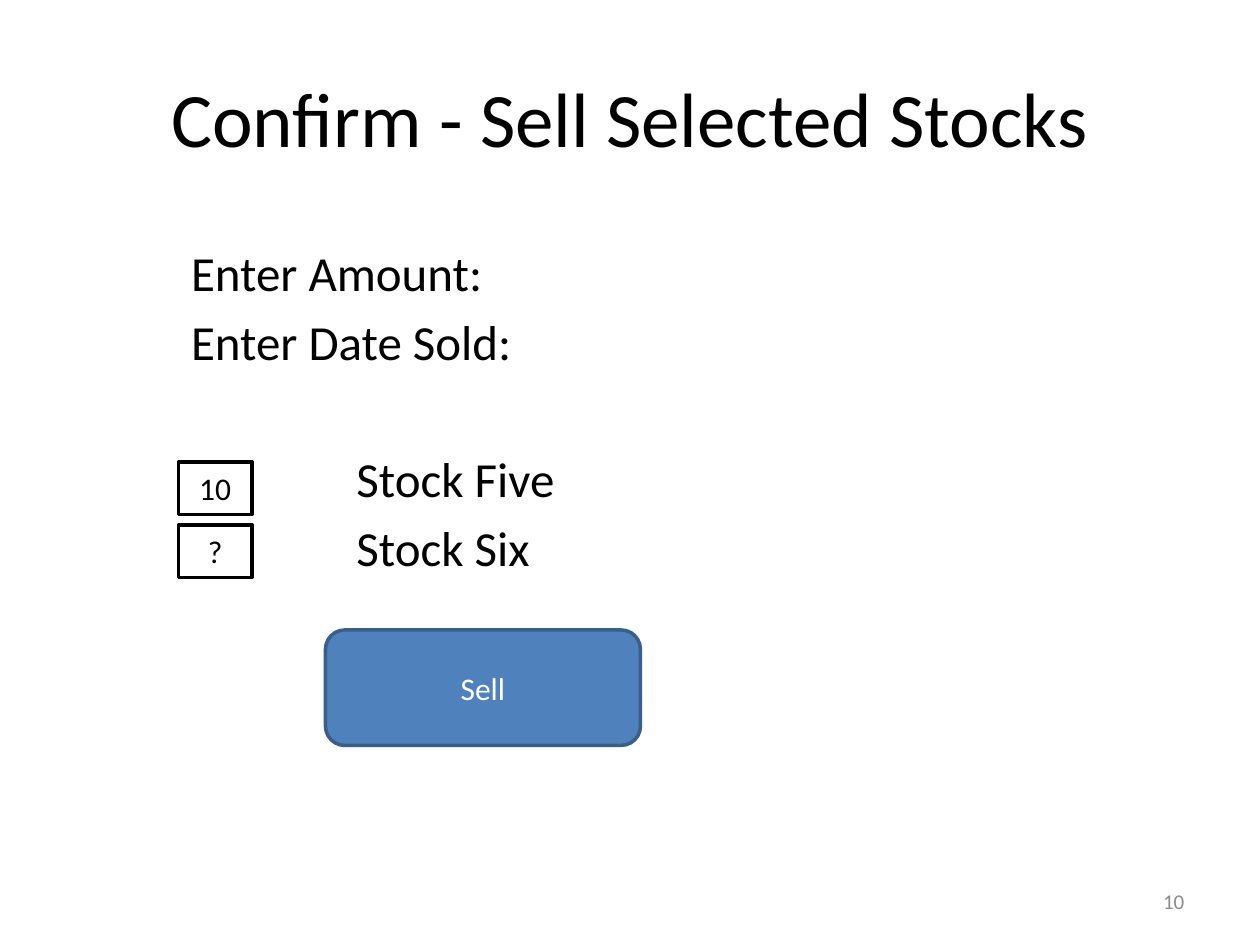
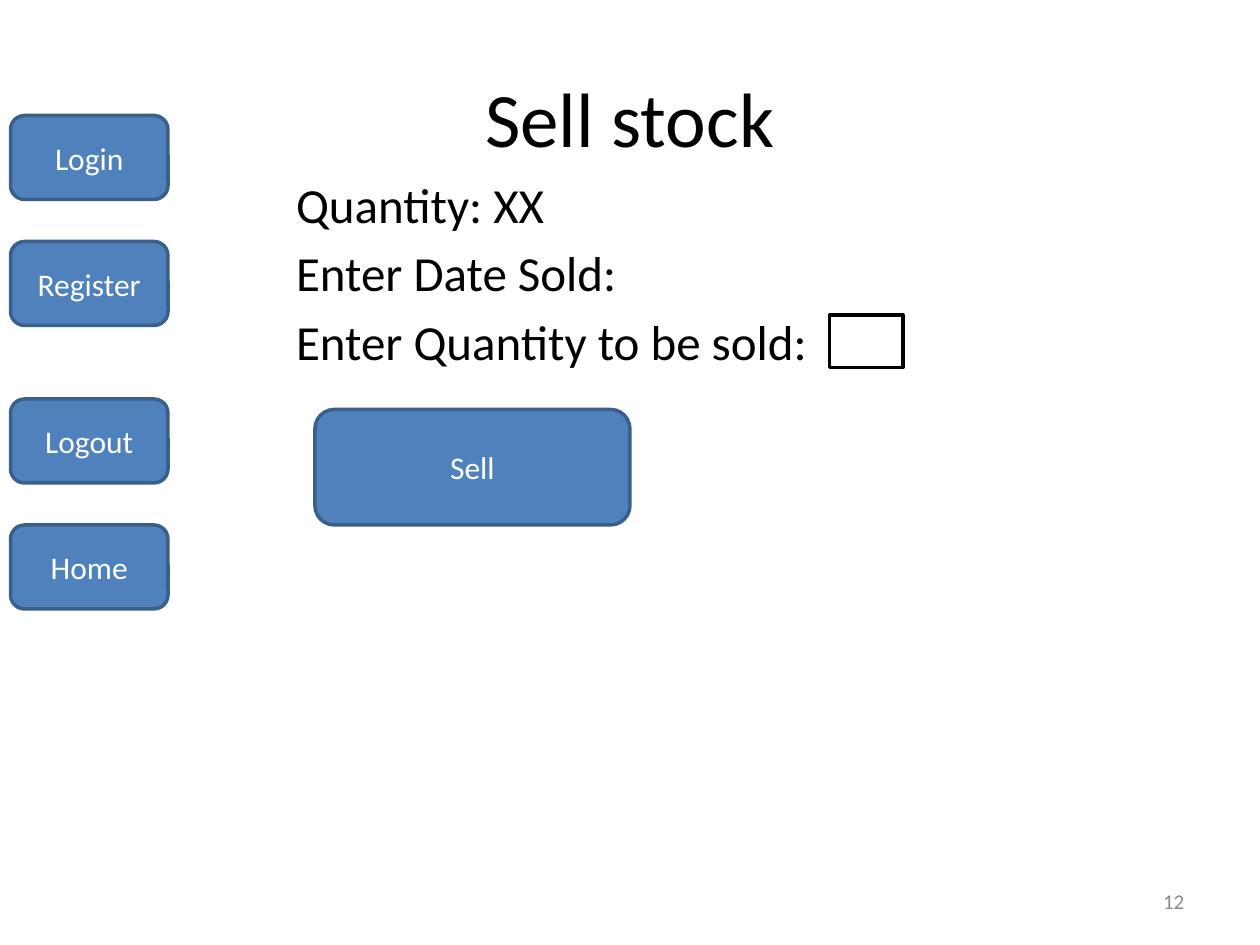
Before and after one commit to divmod/portfolio, a slide deck: slide 12 of handin/Flow.pptx (slide 10 before the commit). Drawn at 1260x945 pixels with LibreOffice and Linux fonts; fonts in the diff are those of the drawing. Boxes give left, top, right and bottom in pixels: in the first picture for what was removed or moved away, otherwise in the second. Text is boxed around its words. In the diff, an @@ line names an element or a change of style, - is before the commit and + after.

```diff
--- a/handin/Flow.pptx
+++ b/handin/Flow.pptx
@@ rounded rectangle added at (x1=10, y1=116, x2=168, y2=200), fill #4F81BD, outline #3A5F8C 2 pt, 18 pt, text #FFFFFF @@
+Login
@@ title at (x1=485, y1=93, x2=774, y2=148): text changed @@
-Confirm - Sell Selected Stocks
+Sell stock
@@ text "Quantity: XX" moved from (x1=191, y1=259, x2=555, y2=567) to (x1=296, y1=189, x2=807, y2=368) @@
@@ text at (x1=296, y1=189, x2=544, y2=231): text changed @@
-  Enter Amount:
+  Quantity: XX
@@ rounded rectangle added at (x1=10, y1=242, x2=168, y2=326), fill #4F81BD, outline #3A5F8C 2 pt, 18 pt, text #FFFFFF @@
+Register
@@ text at (x1=296, y1=326, x2=807, y2=368): text changed @@
-  Stock Five
-  Stock Six
+  Enter Quantity to be sold:
@@ text in rectangle at (x1=829, y1=315, x2=902, y2=368): text removed @@
-?
@@ rectangle moved from (x1=179, y1=525, x2=252, y2=578) to (x1=829, y1=315, x2=902, y2=368) @@
@@ rounded rectangle added at (x1=10, y1=399, x2=168, y2=484), fill #4F81BD, outline #3A5F8C 2 pt, 18 pt, text #FFFFFF @@
+Logout
@@ rounded rectangle "Sell" moved from (x1=325, y1=630, x2=640, y2=746) to (x1=315, y1=410, x2=630, y2=525) @@
@@ rectangle removed at (x1=179, y1=462, x2=252, y2=515) @@
-10
@@ rounded rectangle added at (x1=10, y1=525, x2=168, y2=610), fill #4F81BD, outline #3A5F8C 2 pt, 18 pt, text #FFFFFF @@
+Home
@@ page number at (x1=1163, y1=895, x2=1184, y2=909): text changed @@
-10
+12
```
Also in this commit, not shown: 7 other slides changed, 7 slides added, 3 slides removed, 4 other files.
